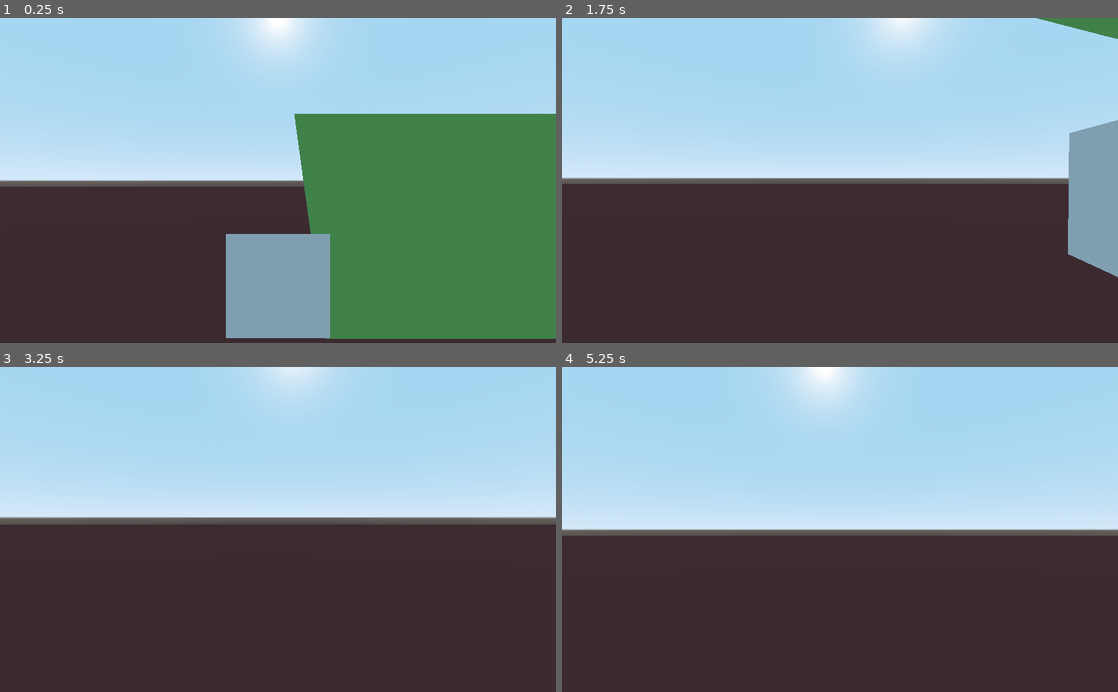
Above: before the commit, frames 1-4 (two rows, left to right).
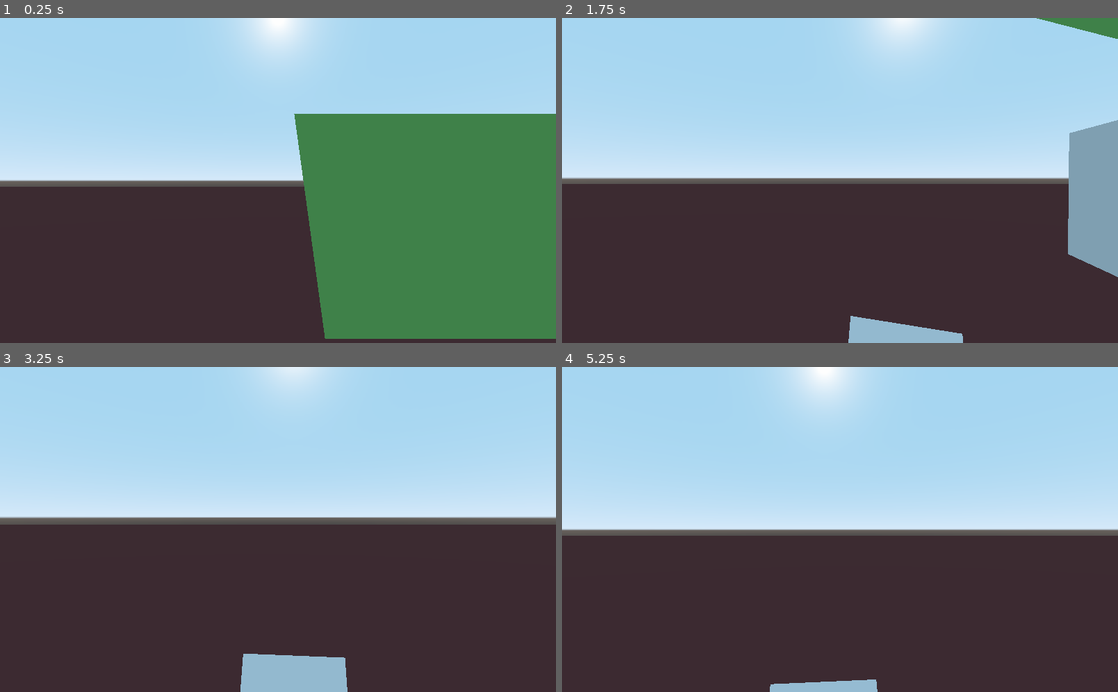
Above: after the commit, the same moments.

Repository: texaco/FPS-base
Game: Godot game, scene res://World.tscn
Same seed, same stepped clock (60 frames per second), same inputs: the game is played once before the commit and once after it.
Inputs (mouse positions are in pixels of both pictures, inside the frame that each line leads up to):
- Up to frame 1 (0.25 s): no input
- Up to frame 2 (1.75 s): tap Enter (ui_accept) at 0.5, 0.6, 1.55 s; move the mouse to (867, 180) at 0.52 s; hold Up (ui_up) from 0.53 s (still down); tap Space (jump) at 0.77, 1.52 s; move the mouse to (812, 180) at 1.27 s; tap F (fly) at 1.35 s
- Up to frame 3 (3.25 s): keep holding Up (ui_up); move the mouse to (289, 523) at 2.02 s; hold Shift (run) 2.03-2.78 s; tap Enter (ui_accept) at 2.3, 2.75, 2.85 s; move the mouse to (272, 536) at 2.77 s; tap Space (jump) at 3.02 s
- Up to frame 4 (5.25 s): keep holding Up (ui_up); move the mouse to (878, 532) at 3.52 s; tap Enter (ui_accept) at 3.6, 4.55, 5 s; tap Space (jump) at 3.77, 4.52 s; move the mouse to (795, 526) at 4.27 s; tap F (fly) at 4.35 s; move the mouse to (845, 529) at 5.02 s; hold Shift (run) from 5.03 s (still down)

The runs differ from the first frame. In frame 1, 6.0% of the frame differs, in the area x 40-60%, y 66-99%; in frame 2, 1.1%; in frame 3, 2.1%; in frame 4, 0.6%.

Commit message:
you know

Diff:
--- a/MenuScn.gd
+++ b/MenuScn.gd
@@ -1,6 +1,4 @@
-extends Spatial
+extends "parent_class.gd"
 
-
-
-func _on_World_show_menu():
-	$AnimationPlayer.play("Menu")
+func _ready():
+	rootScene().player_ui_node = $MenuPlayer
--- a/MenuScn.tscn
+++ b/MenuScn.tscn
@@ -1,11 +1,26 @@
-[gd_scene load_steps=4 format=2]
+[gd_scene load_steps=5 format=2]
 
 [ext_resource path="res://MenuScn.gd" type="Script" id=1]
 
 [sub_resource type="QuadMesh" id=1]
 
+[sub_resource type="Animation" id=3]
+resource_name = "MenuFold"
+tracks/0/type = "value"
+tracks/0/path = NodePath("Menu:rotation_degrees")
+tracks/0/interp = 1
+tracks/0/loop_wrap = true
+tracks/0/imported = false
+tracks/0/enabled = true
+tracks/0/keys = {
+"times": PoolRealArray( 0, 1 ),
+"transitions": PoolRealArray( 1, 1 ),
+"update": 0,
+"values": [ Vector3( 0, 0, 0 ), Vector3( -127.48, 0, 0 ) ]
+}
+
 [sub_resource type="Animation" id=2]
-resource_name = "Menu"
+resource_name = "MenuUnfold"
 tracks/0/type = "value"
 tracks/0/path = NodePath("Menu:rotation_degrees")
 tracks/0/interp = 1
@@ -23,11 +38,13 @@
 script = ExtResource( 1 )
 
 [node name="Menu" type="Spatial" parent="."]
+transform = Transform( 1, 0, 0, 0, -0.608485, 0.793566, 0, -0.793566, -0.608485, 0, 0, 0 )
 
 [node name="MeshInstance" type="MeshInstance" parent="Menu"]
 transform = Transform( 1, 0, 0, 0, 1, 0, 0, 0, 1, 0, 0, -2.22473 )
 mesh = SubResource( 1 )
 material/0 = null
 
-[node name="AnimationPlayer" type="AnimationPlayer" parent="."]
-anims/Menu = SubResource( 2 )
+[node name="MenuPlayer" type="AnimationPlayer" parent="."]
+anims/MenuFold = SubResource( 3 )
+anims/MenuUnfold = SubResource( 2 )
--- a/Player.gd
+++ b/Player.gd
@@ -31,6 +31,12 @@
 const MAX_STAIR_SLOPE = 20
 const STAIR_JUMP_HEIGHT = 6
 
+var root_node
+var debug
+
+func _ready():
+	root_node = get_tree().get_root().get_node("World")
+	debug = root_node.DEBUG
 
 func _process(delta):
 	aim()
@@ -44,7 +50,7 @@
 		camera_change = event.relative
 	if Input.is_action_just_pressed("fly"):
 		flying = !flying
-	if $WORLD/DEBUG and Input.is_action_just_pressed("ui_page_down"):
+	if debug and Input.is_action_just_pressed("ui_page_down"):
 		print ($Foot.slopeAngle)
 	direction = getDirection()
 
@@ -114,7 +120,7 @@
 	# move
 	velocity = move_and_slide(velocity, Vector3(0, 1, 0))
 
-	if $WORLD/DEBUG and !has_contact:
+	if debug and !has_contact:
 		print(in_air)
 		in_air += 1
 
--- /dev/null
+++ b/PlayerScn.gd
@@ -0,0 +1,6 @@
+extends Spatial
+
+
+
+func _on_World_show_menu():
+	pass # Replace with function body.
--- a/PlayerScn.tscn
+++ b/PlayerScn.tscn
@@ -1,16 +1,19 @@
-[gd_scene load_steps=4 format=2]
+[gd_scene load_steps=6 format=2]
 
-[ext_resource path="res://Player.gd" type="Script" id=1]
-[ext_resource path="res://Foot.tscn" type="PackedScene" id=2]
+[ext_resource path="res://PlayerScn.gd" type="Script" id=1]
+[ext_resource path="res://Player.gd" type="Script" id=2]
+[ext_resource path="res://Foot.tscn" type="PackedScene" id=3]
+[ext_resource path="res://MenuScn.tscn" type="PackedScene" id=4]
 
 [sub_resource type="CapsuleShape" id=1]
 radius = 0.6
 height = 2.0
 
 [node name="PlayerScn" type="Spatial"]
+script = ExtResource( 1 )
 
 [node name="Player" type="KinematicBody" parent="."]
-script = ExtResource( 1 )
+script = ExtResource( 2 )
 
 [node name="Head" type="Spatial" parent="Player"]
 transform = Transform( 1, 0, 0, 0, 1, 0, 0, 0, 1, 0, 2.5962, 4.37114e-08 )
@@ -21,6 +24,9 @@
 transform = Transform( 1, 0, 0, 0, -4.37114e-08, -1, 0, 1, -4.37114e-08, 0, 1.5962, 0 )
 shape = SubResource( 1 )
 
-[node name="Foot" parent="Player" instance=ExtResource( 2 )]
+[node name="Foot" parent="Player" instance=ExtResource( 3 )]
 transform = Transform( 1, 0, 0, 0, 1, 0, 0, 0, 1, 0, 0.441392, -0.610601 )
 cast_to = Vector3( 0, -0.5, 0 )
+
+[node name="MenuScn" parent="Player" instance=ExtResource( 4 )]
+transform = Transform( 1, 0, 0, 0, 1, 0, 0, 0, 1, 0, 1.74248, 0 )
--- a/World.gd
+++ b/World.gd
@@ -1,11 +1,8 @@
 extends Spatial
 
-# Declare member variables here. Examples:
-# var a = 2
-# var b = "text"
-
 const DEBUG = true
-signal show_menu
+var player_ui_node
+var menuFolded = true
 
 # Called when the node enters the scene tree for the first time.
 func _ready():
@@ -19,7 +16,12 @@
 	if (Input.is_action_just_pressed("ui_home")):
 		get_tree().reload_current_scene()
 	if Input.is_action_just_pressed("ui_accept"):
-		emit_signal("show_menu")
+		if menuFolded:
+			player_ui_node.play("MenuUnfold")
+		else:
+			player_ui_node.play("MenuFold")
+
+		menuFolded = !menuFolded
 
 func _input(event):
 	if event is InputEventMouseButton:
--- a/World.tscn
+++ b/World.tscn
@@ -1,12 +1,11 @@
-[gd_scene load_steps=11 format=2]
+[gd_scene load_steps=10 format=2]
 
 [ext_resource path="res://World.gd" type="Script" id=1]
 [ext_resource path="res://DynamicTexture.tscn" type="PackedScene" id=2]
 [ext_resource path="res://PlayerScn.tscn" type="PackedScene" id=3]
-[ext_resource path="res://MenuScn.tscn" type="PackedScene" id=4]
-[ext_resource path="res://TestEnvScn.tscn" type="PackedScene" id=5]
-[ext_resource path="res://AnimationScn.tscn" type="PackedScene" id=6]
-[ext_resource path="res://SecretChamber.tscn" type="PackedScene" id=7]
+[ext_resource path="res://TestEnvScn.tscn" type="PackedScene" id=4]
+[ext_resource path="res://AnimationScn.tscn" type="PackedScene" id=5]
+[ext_resource path="res://SecretChamber.tscn" type="PackedScene" id=6]
 
 [sub_resource type="QuadMesh" id=1]
 
@@ -37,16 +36,12 @@
 [node name="PlayerScn" parent="." instance=ExtResource( 3 )]
 transform = Transform( 1, 0, 0, 0, 1, 0, 0, 0, 1, -16.553, 0, 5.47571 )
 
-[node name="MenuScn" parent="PlayerScn" instance=ExtResource( 4 )]
-transform = Transform( 1, 0, 0, 0, 1, 0, 0, 0, 1, 0, 1.63113, 0 )
+[node name="TestEnvScn" parent="." instance=ExtResource( 4 )]
 
-[node name="TestEnvScn" parent="." instance=ExtResource( 5 )]
-
-[node name="LeaverScn" parent="." instance=ExtResource( 6 )]
+[node name="LeaverScn" parent="." instance=ExtResource( 5 )]
 transform = Transform( 0.00373558, 0, 0.419128, 0, 0.419144, 0, -0.419128, 0, 0.00373558, -21.2491, 2.38635, 6.1292 )
 
-[node name="SecretChamber" parent="." instance=ExtResource( 7 )]
+[node name="SecretChamber" parent="." instance=ExtResource( 6 )]
 transform = Transform( -0.0196755, 0, 0.999806, 0, 1, 0, -0.999806, 0, -0.0196755, -25.223, 3.67293, 5.62002 )
 
-[connection signal="show_menu" from="." to="PlayerScn/MenuScn" method="_on_World_show_menu"]
 [connection signal="leaver_on" from="LeaverScn" to="SecretChamber" method="_on_LeaverScn_leaver_on"]
--- /dev/null
+++ b/parent_class.gd
@@ -0,0 +1,4 @@
+extends Spatial
+
+func rootScene():
+	return get_tree().get_root().get_node('World')
Not shown: 1 places in AnimationScn.tscn that only renumber resources
